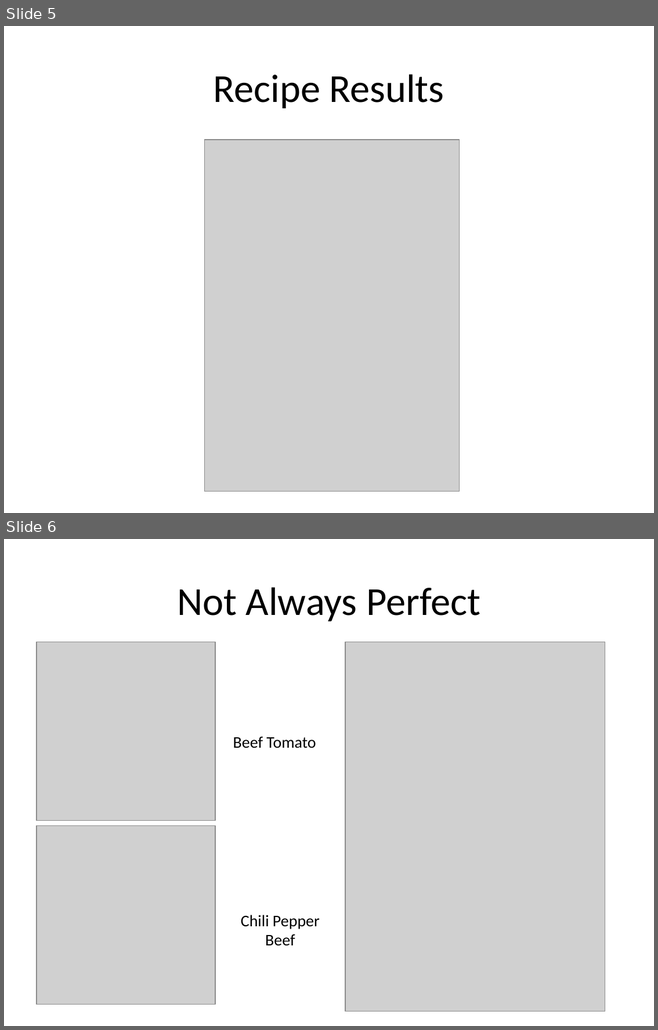
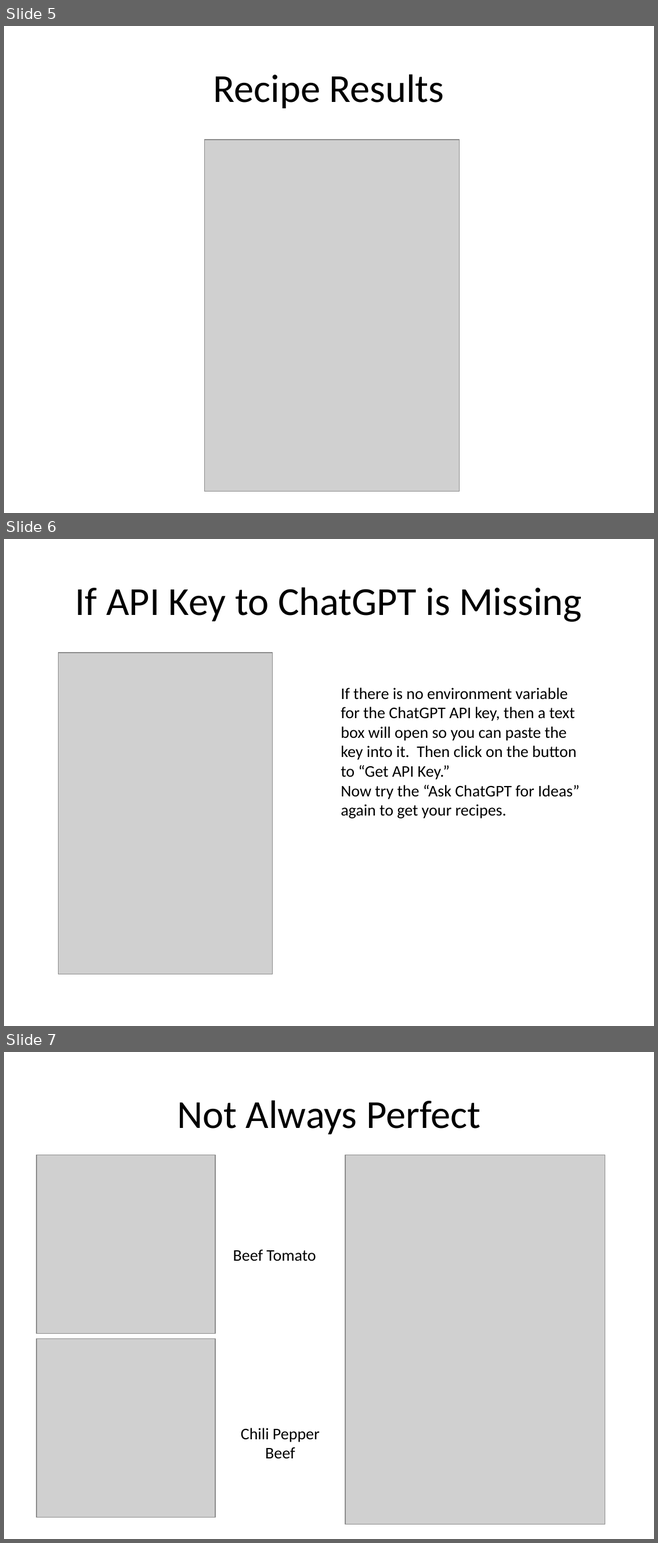
Before and after one commit to wmmckeejr/AI_Project, a slide deck: Presentation/Recipes_from_Pictures.pptx. Shown one above the other, each under a label of ours: slides 5 and 6 before the commit, slides 5, 6 and 7 after it. The pictures are 658x1030 and 658x1543 pixels, drawn with LibreOffice and Linux fonts; fonts in the diff are those of the drawing; grey boxes stand for pictures. Boxes give left, top, right and bottom in pixels: in the first picture for what was removed or moved away, otherwise in the second. Text is boxed around its words. In the diff, an @@ line names an element or a change of style, - is before the commit and + after.

Commit message:
Added method to add an API key for ChatGPT.
If there is no environment variable, then a text box will open that can take an API Key.  Hitting there corresponding button will load the key so you can get your recipes.
Updated presentation.

```diff
--- a/Presentation/Recipes_from_Pictures.pptx
+++ b/Presentation/Recipes_from_Pictures.pptx
@@ slide 6 added at (4,539,654,1026), background #FFFFFF @@
@@ title added at (75,587,581,622), 44 pt, text #000000 @@
+If API Key to ChatGPT is Missing
@@ picture added at (58,653,271,974) @@
@@ text added at (340,687,579,819), 18 pt, text #000000 @@
+If there is no environment variable for the ChatGPT API key, then a text box will open so you can paste the key into it. Then click on the button to “Get API Key.”
+Now try the “Ask ChatGPT for Ideas” again to get your recipes.
@@ what was slide 6 is now slide 7 @@
```
Also in this commit, not shown: 1 slide changed, 2 other files.
